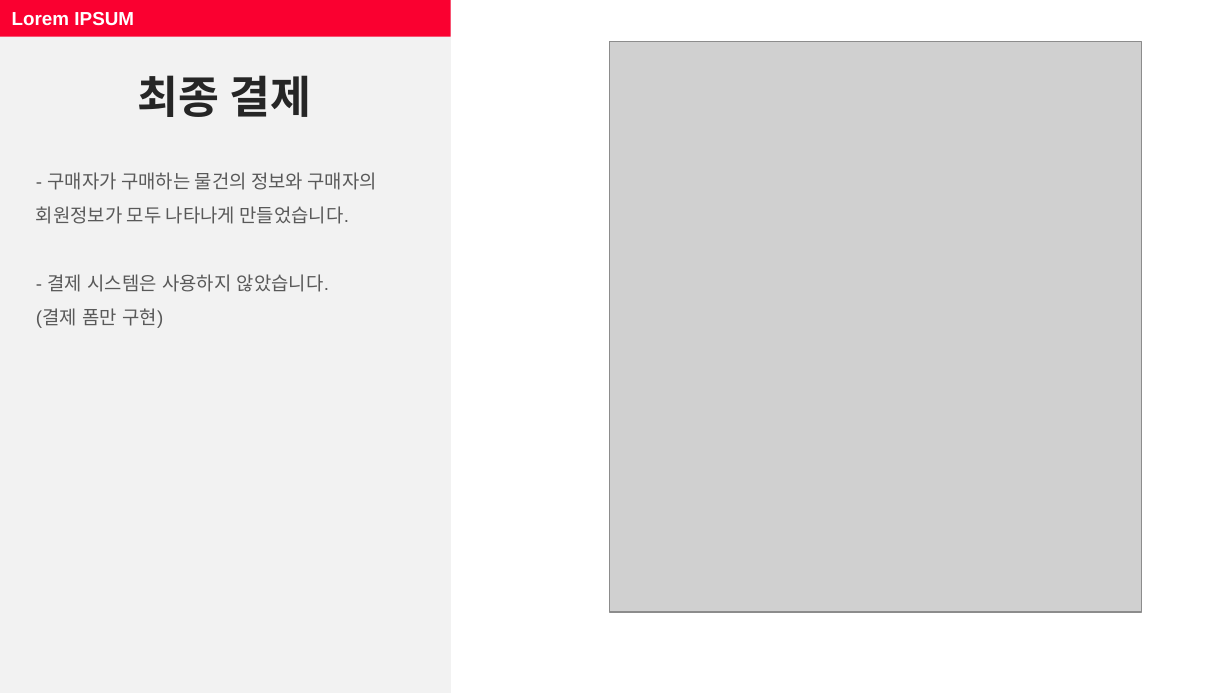
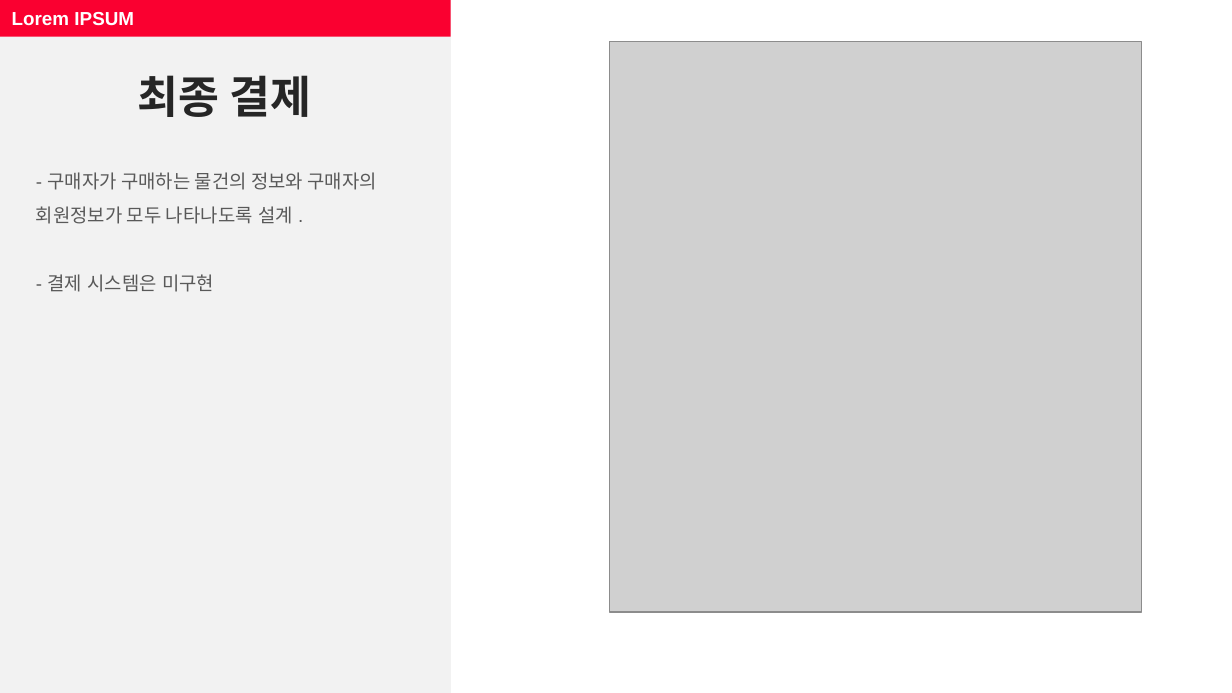
Before and after one commit to zozokjs/webapps, a slide deck: slide 12 of MusicFactory.pptx (slide 13 before the commit). Drawn at 1232x693 pixels with LibreOffice and Linux fonts; fonts in the diff are those of the drawing; grey boxes stand for pictures. Boxes give left, top, right and bottom in pixels: in the first picture for what was removed or moved away, otherwise in the second. Text is boxed around its words. In the diff, an @@ line names an element or a change of style, - is before the commit and + after.

```diff
--- a/MusicFactory.pptx
+++ b/MusicFactory.pptx
@@ text at [36,206,293,292]: text changed @@
-회원정보가 모두 나타나게 만들었습니다.
-- 결제 시스템은 사용하지 않았습니다.
-(결제 폼만 구현)
+회원정보가 모두 나타나도록 설계 .
+- 결제 시스템은 미구현
```
Also in this commit, not shown: 9 other slides changed, 1 slide added, 3 slides removed.
